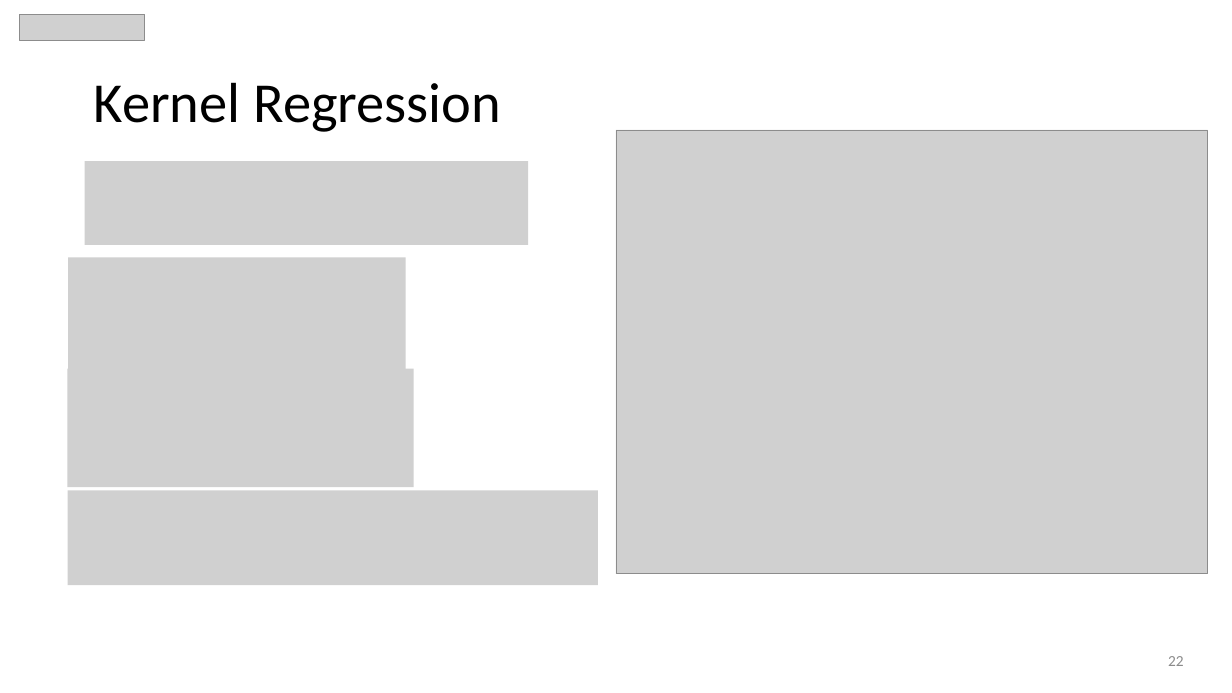
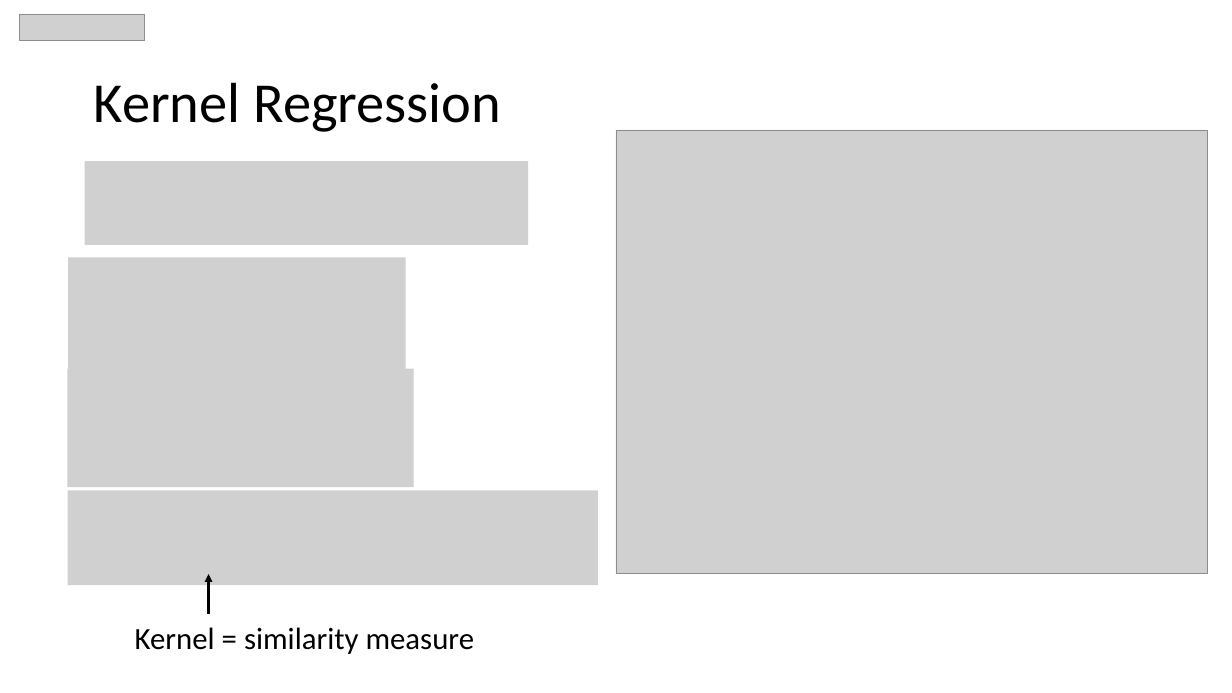
Before and after one commit to MaltheBisbo/learningForces, a slide deck: slide 25 of Presentations/2018-06-01-copenhagen.pptx (slide 22 before the commit). Drawn at 1232x693 pixels with LibreOffice and Linux fonts; fonts in the diff are those of the drawing; grey boxes stand for pictures. Boxes give left, top, right and bottom in pixels: in the first picture for what was removed or moved away, otherwise in the second. Text is boxed around its words. In the diff, an @@ line names an element or a change of style, - is before the commit and + after.

```diff
--- a/Presentations/2018-06-01-copenhagen.pptx
+++ b/Presentations/2018-06-01-copenhagen.pptx
@@ arrow added from (209, 615) to (209, 574), #000000 2 pt @@
@@ text added at [135,627,474,654], 24 pt, text #000000 @@
+Kernel = similarity measure
@@ page number removed at [1168,656,1184,666] @@
-22
```
Also in this commit, not shown: 41 other slides changed, 3 slides added, 4 other files.
